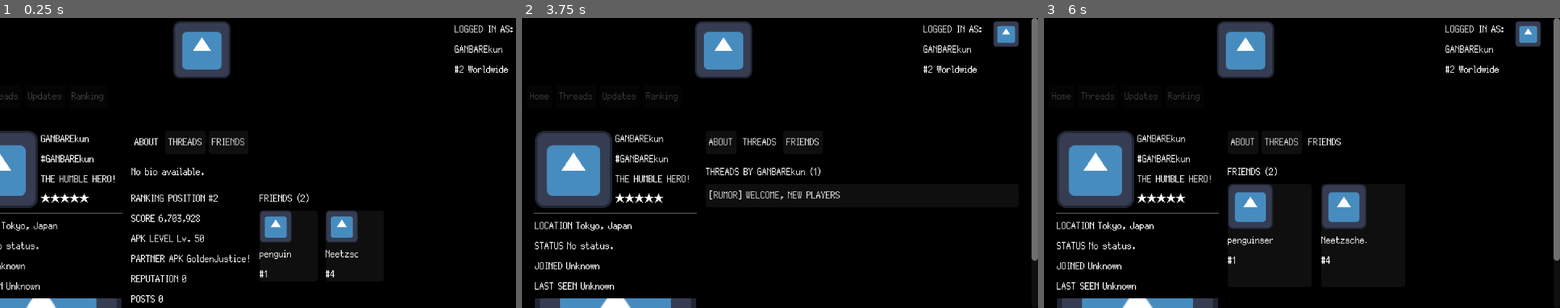
Above: before the commit, frames 1-3 (left to right).
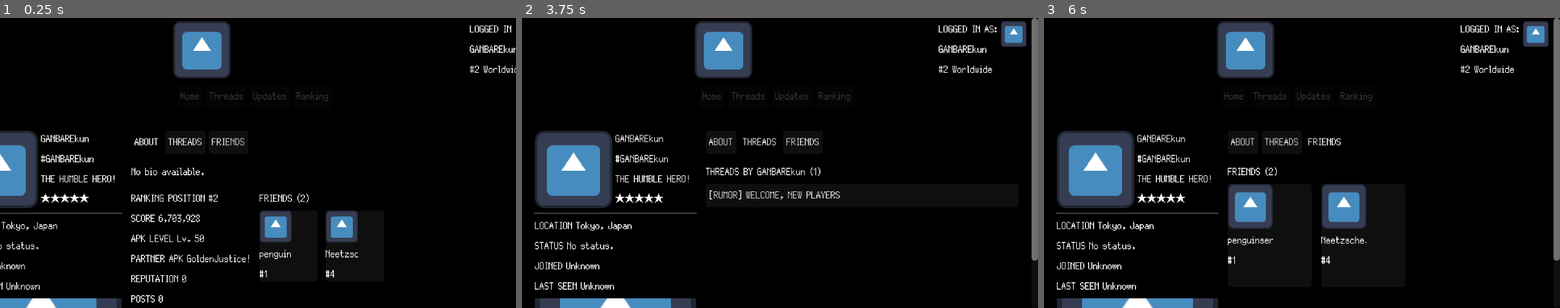
Above: after the commit, the same moments.

Repository: GYU-GAZE/NULL-NETWORK
Game: Godot game, scene res://apps/forum/profile/profile_app.tscn
Two runs of this game, one before a commit and one after it. Both use one fixed random seed, a clock stepped at 60 frames per second and the inputs below. This scene is started directly instead of the project's main scene. The engine's default icon, where the game draws it, is replaced by a stand-in: a white triangle on a blue panel in a dark square.
Inputs (mouse positions are in pixels of both pictures, inside the frame that each line leads up to):
- Up to frame 1 (0.25 s): no input
- Up to frame 2 (3.75 s): click "Updates" at 0.5 s; click "Threads" at 1.25 s; click (712, 96) at 2 s, where only the run after the commit has a clickable "Home"; click "Ranking" at 2.75 s; click "THREADS" at 3.5 s
- Up to frame 3 (6 s): click "[RUMOR] WELCOME, NEW PLAYERS" at 4.25 s; click "[RUMOR] WELCOME, NEW PLAYERS" at 5 s; click "FRIENDS" at 5.75 s

The runs differ from the first frame. In frame 1, 0.8% of the frame differs, in the area x 0-100%, y 2-29%; in frame 2, 1.4%, in the area x 1-98%, y 1-29%; in frame 3, 1.4%.
Error before the commit: Invalid assignment of property or key 'size_flags_horizontal' with value of type 'int' on a base object of type 'null instance'. (res://apps/forum/null_channel…

Commit message:
Make shared forum header layout flow responsively

Diff:
--- a/apps/forum/null_channel_header.tscn
+++ b/apps/forum/null_channel_header.tscn
@@ -6,11 +6,6 @@
 
 [node name="NullChannelHeader" type="PanelContainer" unique_id=1050287416]
 custom_minimum_size = Vector2(0, 72)
-anchors_preset = 15
-anchor_right = 1.0
-anchor_bottom = 1.0
-grow_horizontal = 2
-grow_vertical = 2
 size_flags_horizontal = 3
 script = ExtResource("1_t7py2")
 
@@ -26,6 +21,7 @@
 theme_override_constants/margin_bottom = 4
 
 [node name="HeaderHBox" type="HBoxContainer" parent="HeaderVBox/HeaderMargin" unique_id=24243142]
+unique_name_in_owner = true
 layout_mode = 2
 
 [node name="BannerRect" type="TextureRect" parent="HeaderVBox/HeaderMargin/HeaderHBox" unique_id=730160190]
@@ -38,9 +34,11 @@
 stretch_mode = 5
 
 [node name="UserBlock" type="HBoxContainer" parent="HeaderVBox/HeaderMargin/HeaderHBox" unique_id=934832956]
+unique_name_in_owner = true
 custom_minimum_size = Vector2(128, 0)
 layout_mode = 2
 size_flags_horizontal = 8
+alignment = 2
 
 [node name="UserInfoVBox" type="VBoxContainer" parent="HeaderVBox/HeaderMargin/HeaderHBox/UserBlock" unique_id=1898589862]
 layout_mode = 2
@@ -63,7 +61,6 @@
 unique_name_in_owner = true
 custom_minimum_size = Vector2(32, 32)
 layout_mode = 2
-size_flags_horizontal = 3
 size_flags_vertical = 0
 texture = ExtResource("2_tcew5")
 expand_mode = 2
@@ -79,7 +76,7 @@
 theme_override_constants/margin_right = 6
 theme_override_constants/margin_bottom = 2
 
-[node name="NavbarHBox" type="HBoxContainer" parent="HeaderVBox/MainNavBarPanel/NavBarMargin" unique_id=994780494]
+[node name="NavbarHBox" type="HFlowContainer" parent="HeaderVBox/MainNavBarPanel/NavBarMargin" unique_id=994780494]
 modulate = Color(0.25765854, 0.25765854, 0.25765854, 1)
 self_modulate = Color(0.22352941, 0.22352941, 0.22352941, 1)
 layout_mode = 2
@@ -89,7 +86,6 @@
 unique_name_in_owner = true
 clip_contents = true
 layout_mode = 2
-size_flags_horizontal = 0
 text = "Home"
 script = ExtResource("3_tcew5")
 target_url = "null.net"
@@ -98,7 +94,6 @@
 unique_name_in_owner = true
 clip_contents = true
 layout_mode = 2
-size_flags_horizontal = 0
 text = "Threads"
 script = ExtResource("3_tcew5")
 target_url = "null.net/forums"
@@ -107,9 +102,7 @@
 unique_name_in_owner = true
 clip_contents = true
 layout_mode = 2
-size_flags_horizontal = 0
-text = "Updates
-"
+text = "Updates"
 script = ExtResource("3_tcew5")
 target_url = "null.net/updates"
 
@@ -117,14 +110,9 @@
 unique_name_in_owner = true
 clip_contents = true
 layout_mode = 2
-size_flags_horizontal = 0
 text = "Ranking"
 script = ExtResource("3_tcew5")
 target_url = "null.net/playerrankings"
-
-[node name="NavSpacer" type="Control" parent="HeaderVBox/MainNavBarPanel/NavBarMargin/NavbarHBox" unique_id=380275048]
-layout_mode = 2
-size_flags_horizontal = 3
 
 [node name="AlertsBtn" type="Button" parent="HeaderVBox/MainNavBarPanel/NavBarMargin/NavbarHBox" unique_id=1984097093]
 unique_name_in_owner = true
